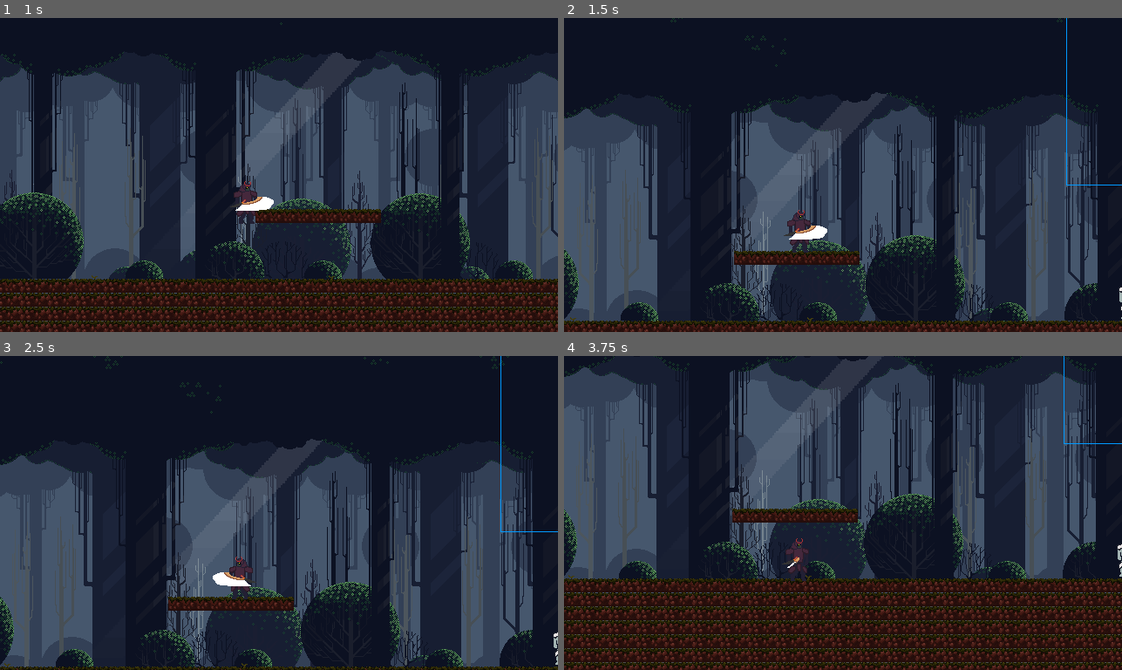
Above: before the commit, frames 1-4 (two rows, left to right).
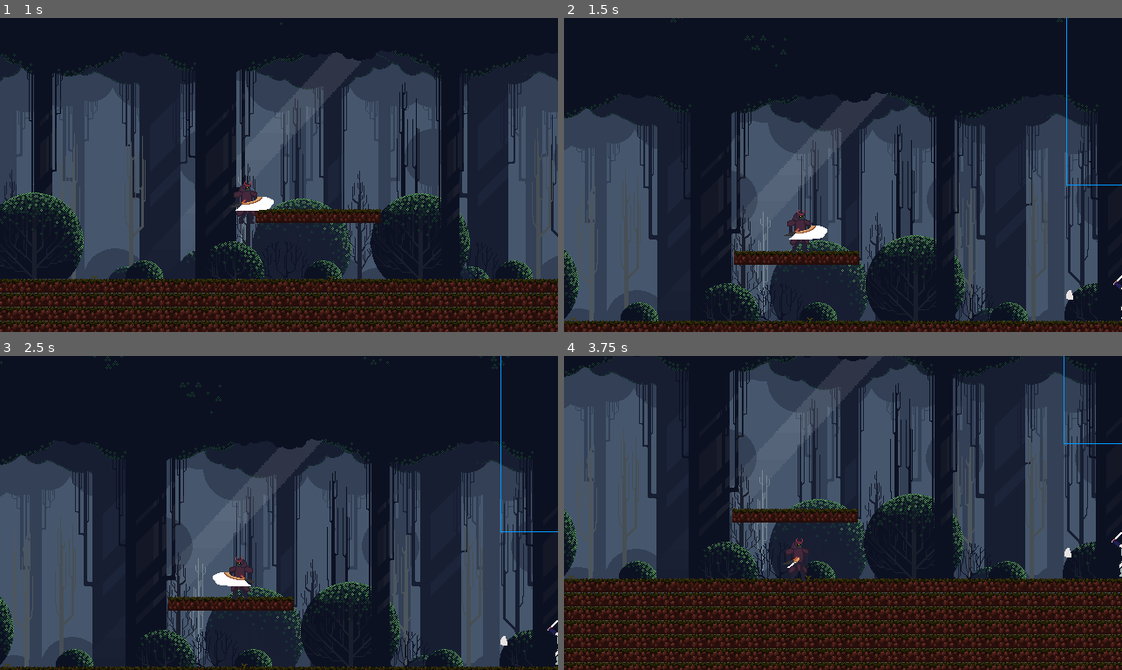
Above: after the commit, the same moments.

Repository: DEFSYDNEY/Yr12SEYearly
Game: Godot game, scene res://Levels/test_level.tscn
The game is run twice, just before and just after one commit, with the same random seed, the same clock (stepped at 60 frames per second) and the same inputs.
Inputs (mouse positions are in pixels of both pictures, inside the frame that each line leads up to):
- Up to frame 1 (1 s): move the mouse to (401, 159) at 0.52 s; hold D (right) from 0.53 s (still down); click (401, 159) at 0.6 s; tap Space (jump) at 0.77 s; right-click (401, 159) at 0.8 s
- Up to frame 2 (1.5 s): keep holding D (right); move the mouse to (731, 190) at 1.27 s; right-click (731, 190) at 1.35 s
- Up to frame 3 (2.5 s): tap Space (jump) at 1.52 s; click (167, 528) at 1.55 s; move the mouse to (334, 443) at 2.02 s; release D (right) at 2.03 s; hold A (left) from 2.03 s (still down); click (334, 443) at 2.1 s; right-click (334, 443) at 2.3 s
- Up to frame 4 (3.75 s): move the mouse to (815, 575) at 2.77 s; release A (left) at 2.78 s; hold D (right) from 2.78 s (still down); right-click (815, 575) at 2.85 s; tap Space (jump) at 3.02 s; click (815, 575) at 3.05 s; move the mouse to (1010, 560) at 3.52 s; click (1010, 560) at 3.6 s

Frame 1 is identical in both runs. In frame 2, less than 0.1% of the frame differs, in the area x 90-100%, y 81-91%; in frame 3, less than 0.1%, in the area x 89-100%, y 84-94%; in frame 4, less than 0.1%.

Commit message:
Fixex
fixes

Diff:
--- a/Scenes/Characters/Enemy_white_raider.tscn
+++ b/Scenes/Characters/Enemy_white_raider.tscn
@@ -33,10 +33,6 @@
 atlas = ExtResource("2_ymxu1")
 region = Rect2(960, 0, 160, 80)
 
-[sub_resource type="AtlasTexture" id="AtlasTexture_h5cpu"]
-atlas = ExtResource("2_ymxu1")
-region = Rect2(1120, 0, 160, 80)
-
 [sub_resource type="AtlasTexture" id="AtlasTexture_ymxu1"]
 atlas = ExtResource("2_mqpak")
 region = Rect2(0, 0, 160, 80)
@@ -88,9 +84,6 @@
 }, {
 "duration": 1.0,
 "texture": SubResource("AtlasTexture_xmdaa")
-}, {
-"duration": 1.0,
-"texture": SubResource("AtlasTexture_h5cpu")
 }],
 "loop": false,
 "name": &"Attack",
@@ -136,7 +129,7 @@
 height = 46.0
 
 [sub_resource type="RectangleShape2D" id="RectangleShape2D_v5cc0"]
-size = Vector2(55, 45)
+size = Vector2(60, 45)
 
 [sub_resource type="ConvexPolygonShape2D" id="ConvexPolygonShape2D_6t5aa"]
 points = PackedVector2Array(11, -22, 45, -18, 64, -13, 64, -5, 50, 2, 31, 5, 8, 5, 4, 3)
@@ -160,6 +153,8 @@
 position = Vector2(0, 1)
 sprite_frames = SubResource("SpriteFrames_cvnsp")
 animation = &"Attack"
+frame = 6
+frame_progress = 1.0
 
 [node name="RayCast2D" type="RayCast2D" parent="Sprite"]
 position = Vector2(0, -17)
@@ -175,7 +170,7 @@
 collision_mask = 2
 
 [node name="CollisionShape2D" type="CollisionShape2D" parent="Attack area"]
-position = Vector2(-37.5, 2)
+position = Vector2(-35, 2)
 shape = SubResource("RectangleShape2D_v5cc0")
 
 [node name="SwordHitBox" type="Area2D" parent="." groups=["Enemy"]]
@@ -195,6 +190,7 @@
 one_shot = true
 
 [node name="Attack_timer" type="Timer" parent="."]
+wait_time = 0.75
 one_shot = true
 
 [node name="BloodParticles" type="CPUParticles2D" parent="."]
@@ -238,4 +234,4 @@
 [connection signal="body_exited" from="Attack area" to="." method="_on_attack_area_body_exited"]
 [connection signal="body_entered" from="SwordHitBox" to="." method="_on_sword_hit_box_body_entered"]
 [connection signal="timeout" from="PlayerLossSightTimer" to="." method="_on_timer_timeout"]
-[connection signal="timeout" from="Attack_timer" to="." method="_on_attack_timer_timeout"]
+[connection signal="timeout" from="Attack_timer" to="." method="on_attack_timer_timeout"]
--- a/Scenes/Characters/player.tscn
+++ b/Scenes/Characters/player.tscn
@@ -190,6 +190,13 @@
 
 [sub_resource type="ConvexPolygonShape2D" id="ConvexPolygonShape2D_gy20a"]
 points = PackedVector2Array(-8, 2, 0, 0, 8, -6, 19, -6, 28, -1, 28, 4, 24, 9, 18, 11, 6, 12, -18, 12, -14, 7)
+
+[sub_resource type="Curve" id="Curve_gy20a"]
+_data = [Vector2(0, 1), 0.0, 0.0, 0, 0, Vector2(0.99999, 0.21348321), 0.0, 0.0, 0, 0, Vector2(1, 0), 0.0, 0.0, 0, 0]
+point_count = 3
+
+[sub_resource type="Gradient" id="Gradient_cqrjx"]
+colors = PackedColorArray(1, 0.47843137, 0, 1, 1, 1, 0, 1)
 
 [node name="Player" type="CharacterBody2D" groups=["Player"]]
 z_index = 1
@@ -236,6 +243,25 @@
 position = Vector2(4, -1)
 shape = SubResource("ConvexPolygonShape2D_gy20a")
 
+[node name="ParryParticles" type="CPUParticles2D" parent="."]
+z_index = 4096
+position = Vector2(27, -2.0000005)
+rotation = -2.8042183
+emitting = false
+amount = 45
+lifetime = 0.58
+one_shot = true
+explosiveness = 1.0
+spread = 180.0
+gravity = Vector2(0, 70.305)
+initial_velocity_min = 69.16
+initial_velocity_max = 107.58
+damping_max = 70.103
+angle_max = 267.2
+scale_amount_curve = SubResource("Curve_gy20a")
+color_ramp = SubResource("Gradient_cqrjx")
+hue_variation_max = 1.0
+
 [connection signal="body_entered" from="SwordHitBox" to="." method="_on_sword_hit_box_body_entered"]
 [connection signal="area_entered" from="ParryHitBox" to="." method="_on_parry_hit_box_area_entered"]
 [connection signal="area_shape_entered" from="ParryHitBox" to="." method="_on_parry_hit_box_area_shape_entered"]
--- a/Scripts/Enemies/enemy_white_raider.gd
+++ b/Scripts/Enemies/enemy_white_raider.gd
@@ -176,7 +176,9 @@
 	if sprite.animation == "Attack" and attack_cooldown == false:
 		# Check if on the damage frames
 		var frame = sprite.frame
-		if frame == 4 or frame == 5 or frame == 6:
+		if frame == 4 or frame == 5:
+			sword_hitbox_collision.disabled = false
+		if frame == 6:
 			sword_hitbox_collision.disabled = false
 
 
@@ -189,6 +191,10 @@
 func _on_sprite_animation_finished():
 	if sprite.animation == "Attack":
 		sword_hitbox_collision.disabled = true
+		#await get_tree().create_timer(0.75).timeout
+		for body in attack_area.get_overlapping_bodies():
+			if body.is_in_group("Player"):
+				attack()
 		if ray_cast.is_colliding():
 			if ray_cast.get_collider().is_in_group("Player"):
 				current_state = states.Chase
@@ -265,7 +271,7 @@
 
 	# Optional: push player back, play sound, particles, etc.
 
-func _on_attack_timer_timeout():
+func on_attack_timer_timeout():
 	attack_cooldown = false
 
 	for body in attack_area.get_overlapping_bodies():
--- a/Scripts/player/player.gd
+++ b/Scripts/player/player.gd
@@ -20,6 +20,7 @@
 @onready var cam = $Camera
 @onready var parry_box = $ParryHitBox
 @onready var parry_shape = $ParryHitBox/CollisionShape2D
+@onready var parry_particles = $ParryParticles
 # Get the gravity from the project settings so you can sync with rigid body nodes.
 var gravity = ProjectSettings.get_setting("physics/2d/default_gravity")
 
@@ -117,7 +118,7 @@
 	if sprite.animation == "Parry":
 		var frame = sprite.frame
 		# Enable hitbox on specific frames
-		if frame == 1 or frame == 2 or frame == 0 or frame == 4:
+		if frame == 0 or frame == 1 or frame == 2 or frame == 3:
 			parry_shape.disabled = false
 		else:
 			parry_shape.disabled = true
@@ -165,15 +166,15 @@
 func parry():
 	sprite.play("Parry")
 	parry_active = true
-	parry_block = false   # Reset the block at the start of parry
 	await sprite.animation_finished
 	sprite.play("Idle")
 	parry_active = false
 	parry_block = false   # Reset after parry window ends
 
 func _on_parry_hit_box_area_entered(area):
-	if area.is_in_group("EnemyWeapon") and parry_active and not parry_block:
+	if area.is_in_group("Enemy") and parry_active and not parry_block:
 		parry_block = true     # Block further damage for this attack
+		parry_particles.emitting = true
 		hitstop(0.018)
 		print("Parry!")
 ###################################
--- a/project.godot
+++ b/project.godot
@@ -19,6 +19,7 @@
 
 window/size/viewport_width=640
 window/size/viewport_height=360
+window/size/mode=3
 window/stretch/mode="canvas_items"
 
 [global_group]
Not shown: 1 places in Scenes/Characters/Enemy_white_raider.tscn that only renumber resources
Not shown: 1 places in Scenes/Characters/player.tscn that only renumber resources
